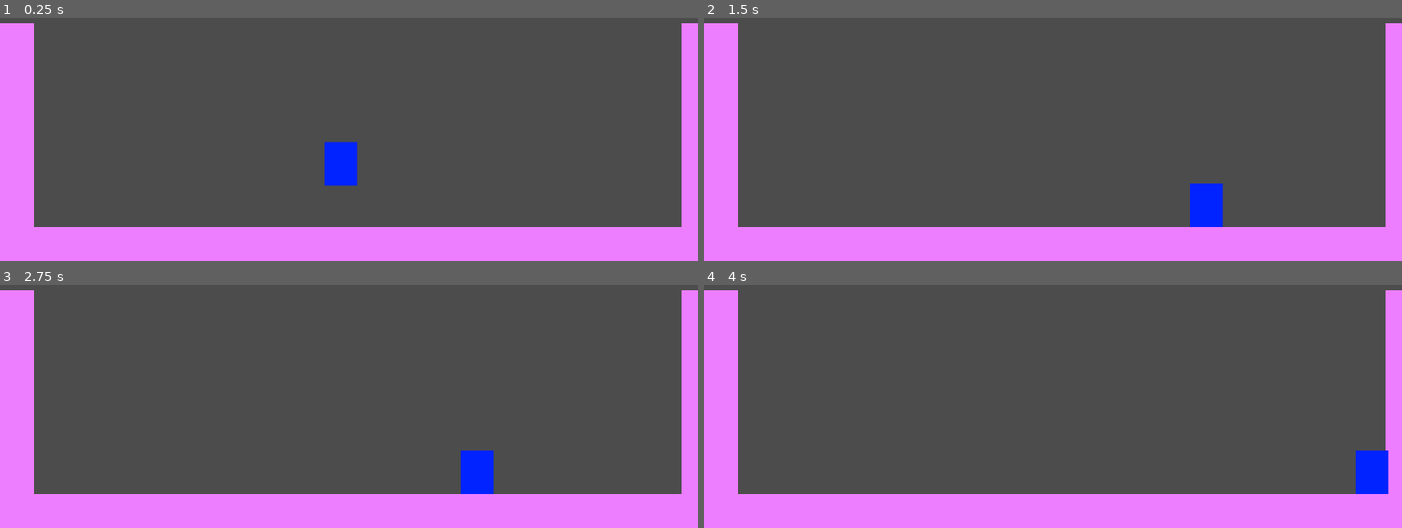
Above: before the commit, frames 1-4 (two rows, left to right).
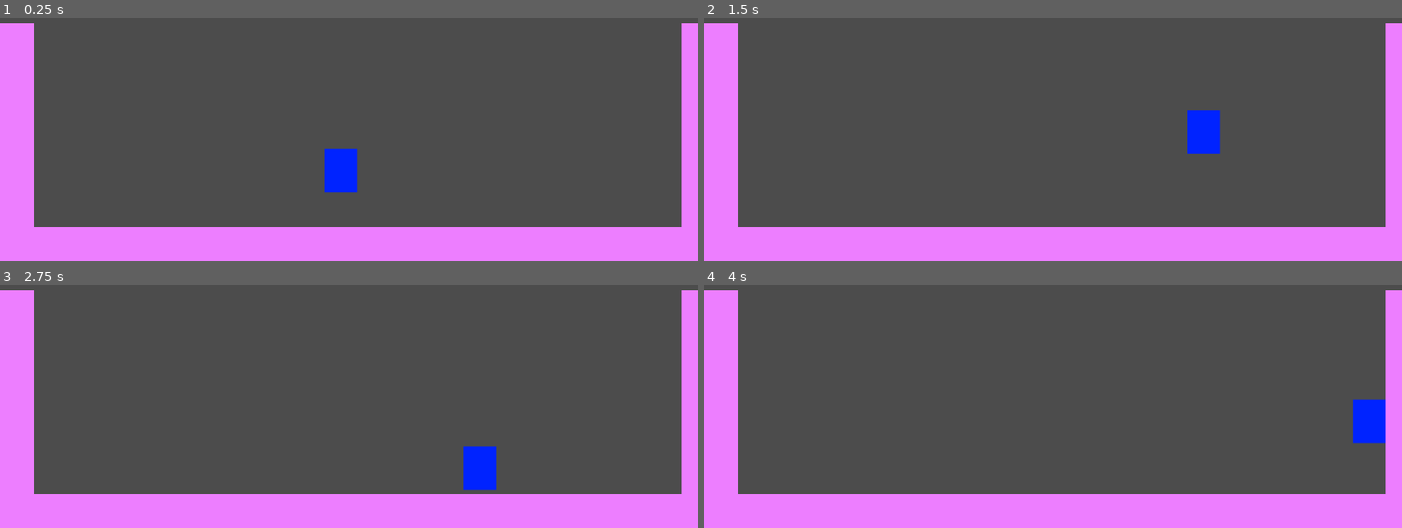
Above: after the commit, the same moments.

Repository: ldscavo/platformer-sandbox
Game: Godot game, scene res://Level.tscn
Two runs of this game, one before a commit and one after it. Both use one fixed random seed, a clock stepped at 60 frames per second and the inputs below. The project has no main scene, so this scene is started directly.
Inputs:
- Up to frame 1 (0.25 s): no input
- Up to frame 2 (1.5 s): hold Right (ui_right) from 0.53 s (still down); tap Space (player_jump, bound only after the commit) at 0.6, 0.77, 1.07, 1.35 s
- Up to frame 3 (2.75 s): tap Space (player_jump, bound only after the commit) at 1.52, 1.82, 2.1 s; release Right (ui_right) at 2.03 s; hold Left (ui_left) from 2.03 s (still down)
- Up to frame 4 (4 s): release Left (ui_left) at 2.78 s; hold Right (ui_right) from 2.78 s (still down); tap Space (player_jump, bound only after the commit) at 2.85, 3.02, 3.32, 3.6, 3.77 s

The runs differ from the first frame. In frame 1, 0.3% of the frame differs, in the area x 46-52%, y 50-73%; in frame 2, 1.7%; in frame 3, 0.3%; in frame 4, 1.7%, in the area x 92-99%, y 46-87%.

Commit message:
Added basic jumping

Diff:
--- a/Player.gd
+++ b/Player.gd
@@ -1,10 +1,12 @@
 extends KinematicBody2D
 
-export (int) var speed
-export (int) var jumpHeight
+const WALKSPEED = 250.0
+const JUMPSPEED = 450.0
+const GRAVITY = 500.0
+var velocity = Vector2()
 
-const GRAVITY = 200.0
-var velocity = Vector2()
+var airtime = 0
+var can_jump = false
 
 var screensize
 
@@ -12,24 +14,41 @@
     screensize = get_viewport_rect().size
 
 func _process(delta):
-    var velocity = Vector2() # The player's movement vector.
-    if Input.is_action_pressed("ui_right"):
-        velocity.x += 1
-    if Input.is_action_pressed("ui_left"):
-        velocity.x -= 1
-
-    if velocity.length() > 0:
-        velocity = velocity.normalized() * speed
-
-    position += velocity * delta
-    position.x = clamp(position.x, 0, screensize.x)
-    position.y = clamp(position.y, 0, screensize.y)
+    pass
 
 func _physics_process(delta):
     velocity.y += delta * GRAVITY
 
-    var motion = velocity * delta
-    move_and_collide(motion)
+    velocity = move_and_slide(velocity, Vector2(0, -1))
+
+    airtime += delta
+
+    if is_on_floor():
+        airtime = 0
+
+    if Input.is_action_pressed("player_left"):
+        velocity.x = -WALKSPEED
+    elif Input.is_action_pressed("player_right"):
+        velocity.x = WALKSPEED
+    else:
+        velocity.x = 0
+
+    can_jump = airtime < 0.5
+
+    if can_jump and Input.is_action_just_pressed("player_jump"):
+        jump()
+
+    if Input.is_action_just_released("player_jump"):
+        end_jump()
+
 
 func start(pos):
     position = pos
+
+func jump():
+    can_jump = false
+    velocity.y -= JUMPSPEED
+
+func end_jump():
+    if velocity.y <= -100:
+        velocity.y = -100
--- a/Player.tscn
+++ b/Player.tscn
@@ -24,8 +24,6 @@
 collision_mask = 1
 collision/safe_margin = 0.08
 script = ExtResource( 1 )
-speed = 250
-jumpHeight = 100
 
 [node name="AnimatedSprite" type="AnimatedSprite" parent="." index="0"]
 
--- a/project.godot
+++ b/project.godot
@@ -13,6 +13,22 @@
 config/name="Platformer Sandbox"
 config/icon="res://icon.png"
 
+[input]
+
+player_left=[ Object(InputEventKey,"resource_local_to_scene":false,"resource_name":"","device":0,"alt":false,"shift":false,"control":false,"meta":false,"command":false,"pressed":false,"scancode":16777231,"unicode":0,"echo":false,"script":null)
+, Object(InputEventKey,"resource_local_to_scene":false,"resource_name":"","device":0,"alt":false,"shift":false,"control":false,"meta":false,"command":false,"pressed":false,"scancode":65,"unicode":0,"echo":false,"script":null)
+, Object(InputEventJoypadMotion,"resource_local_to_scene":false,"resource_name":"","device":0,"axis":0,"axis_value":-1.0,"script":null)
+, Object(InputEventJoypadButton,"resource_local_to_scene":false,"resource_name":"","device":0,"button_index":14,"pressure":0.0,"pressed":false,"script":null)
+ ]
+player_right=[ Object(InputEventKey,"resource_local_to_scene":false,"resource_name":"","device":0,"alt":false,"shift":false,"control":false,"meta":false,"command":false,"pressed":false,"scancode":16777233,"unicode":0,"echo":false,"script":null)
+, Object(InputEventKey,"resource_local_to_scene":false,"resource_name":"","device":0,"alt":false,"shift":false,"control":false,"meta":false,"command":false,"pressed":false,"scancode":68,"unicode":0,"echo":false,"script":null)
+, Object(InputEventJoypadMotion,"resource_local_to_scene":false,"resource_name":"","device":0,"axis":0,"axis_value":1.0,"script":null)
+, Object(InputEventJoypadButton,"resource_local_to_scene":false,"resource_name":"","device":0,"button_index":15,"pressure":0.0,"pressed":false,"script":null)
+ ]
+player_jump=[ Object(InputEventKey,"resource_local_to_scene":false,"resource_name":"","device":0,"alt":false,"shift":false,"control":false,"meta":false,"command":false,"pressed":false,"scancode":32,"unicode":0,"echo":false,"script":null)
+, Object(InputEventJoypadButton,"resource_local_to_scene":false,"resource_name":"","device":0,"button_index":0,"pressure":0.0,"pressed":false,"script":null)
+ ]
+
 [rendering]
 
 environment/default_environment="res://default_env.tres"
